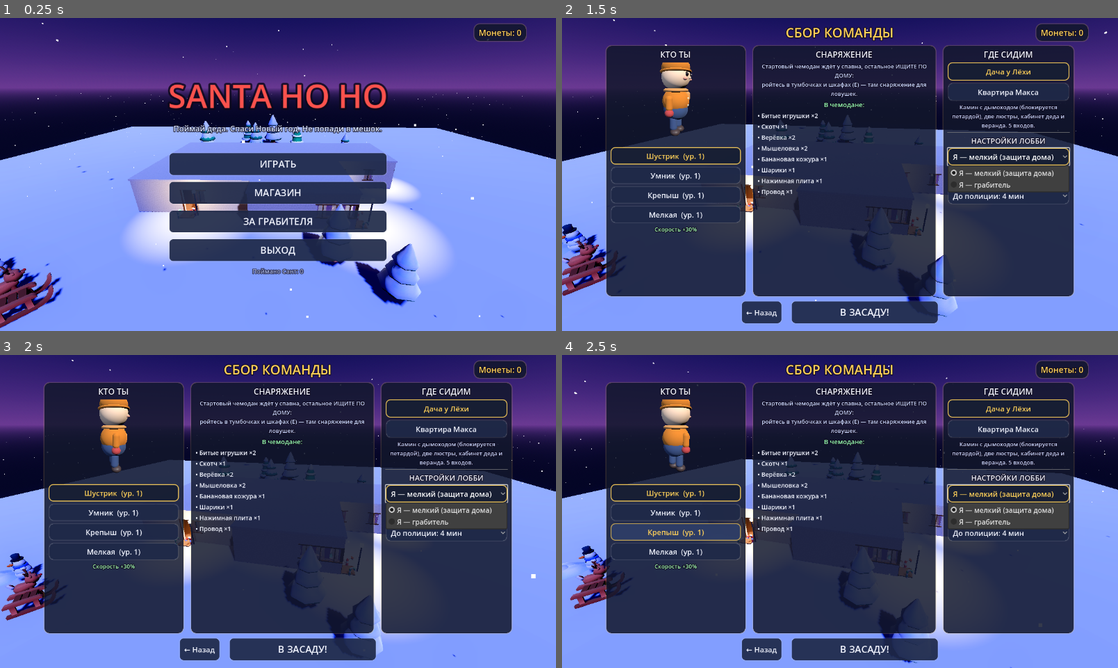
Above: before the commit, frames 1-4 (two rows, left to right).
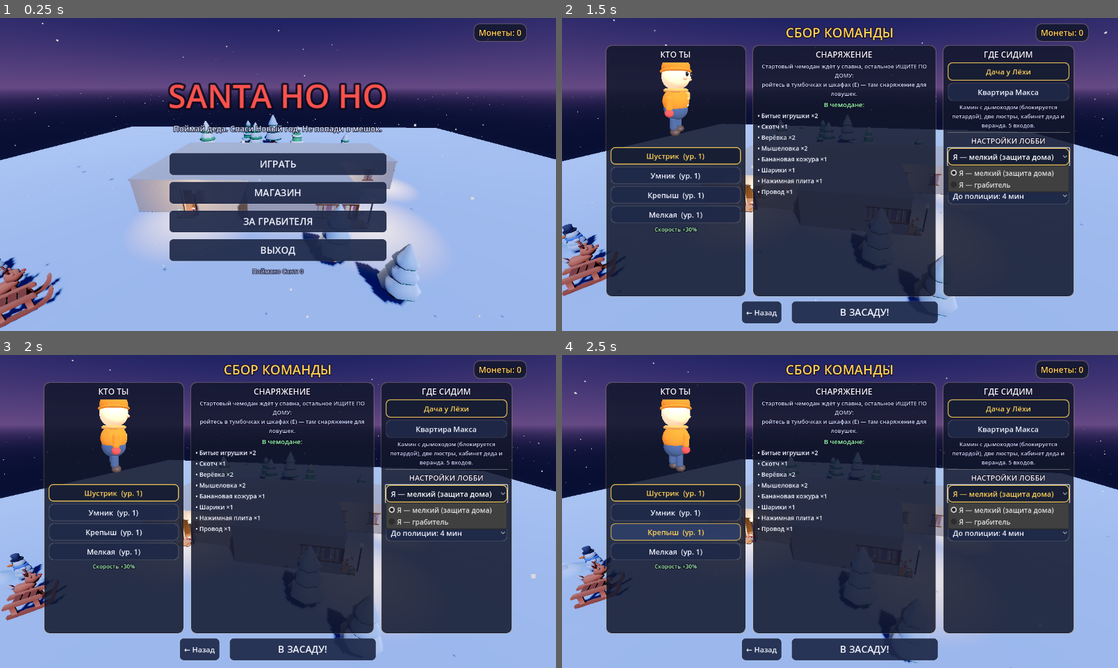
Above: after the commit, the same moments.

Repository: NoBodyyy-dev/Hohoho
Game: Godot game, scene res://scenes/main.tscn
Same seed, same stepped clock (60 frames per second), same inputs: the game is played once before the commit and once after it.
Inputs (mouse positions are in pixels of both pictures, inside the frame that each line leads up to):
- Up to frame 1 (0.25 s): no input
- Up to frame 2 (1.5 s): click "ИГРАТЬ" at 0.5 s; tap Enter at 1.25 s; move the mouse to (962, 158) at 1.27 s; hold D (move_right) from 1.28 s (still down); hold F (trap_mode) from 1.28 s (still down); click (962, 158) at 1.42 s
- Up to frame 3 (2 s): keep holding D (move_right); keep holding F (trap_mode); tap Space (jump) at 1.52 s
- Up to frame 4 (2.5 s): move the mouse to (728, 527) at 2.02 s; release D (move_right) at 2.03 s; release F (trap_mode) at 2.03 s; hold S (move_back) from 2.03 s (still down); tap Q (ability1) at 2.1 s; tap Space (jump) at 2.27 s; tap F (trap_mode) at 2.3 s

The runs differ from the first frame. In frame 1, 29% of the frame differs, in the area x 0-100%, y 1-100%; in frame 2, 13%; in frame 3, 12%; in frame 4, 12%.

Commit message:
Арт-направление: чистый мультяшный рендер (вайб Meccha Chameleon)
- toon_outline.gdshader: полноэкранный контур по глубине+нормалям,
  крепится к камере, работает на всей геометрии без правки материалов
- post_fx.gd: чистая тёплая среда вместо тёмного тумана (AgX-тонемап,
  мягкий bloom, ярче ambient, убран тяжёлый SSIL/SDFGI); контур на
  камеры мелкого, грабителя и меню
- house_builder: ярче тёплый свет по комнатам

Рендер-оболочка целевого стиля готова; модели пока плейсхолдеры (KayKit
только для отладки, в релиз не идёт) — следующий шаг сгенерить их под
этот контур+свет.

Co-Authored-By: Claude Fable 5 <noreply@anthropic.com>

Diff:
--- a/scripts/player/kid.gd
+++ b/scripts/player/kid.gd
@@ -77,6 +77,7 @@
 	camera.near = 0.05
 	eyes.add_child(camera)
 	camera.current = true
+	PostFX.attach_outline(camera)
 
 	_build_hands()
 
--- a/scripts/robber/robber.gd
+++ b/scripts/robber/robber.gd
@@ -86,6 +86,7 @@
 		camera.near = 0.05
 		eyes.add_child(camera)
 		camera.current = true
+		PostFX.attach_outline(camera)
 
 ## Последняя минута: грабитель наглеет — быстрее, замедления слабее.
 func enrage() -> void:
--- a/scripts/world/house_builder.gd
+++ b/scripts/world/house_builder.gd
@@ -164,12 +164,13 @@
 		var pos := Vector3(rect.position.x + rect.size.x * 0.5, -0.1, rect.position.y + rect.size.y * 0.5)
 		var fmat: Material = Defs.plaster_mat(r["floor"]) if r["tag"] == "плитка" else Defs.wood_mat(r["floor"])
 		_add_static_mat(root, size, pos, fmat)
-		# тёплый свет в каждой комнате
+		# тёплый свет в каждой комнате — ярче для чистой читаемой картинки
 		var l := OmniLight3D.new()
-		l.light_color = Color(1.0, 0.93, 0.82)
-		l.light_energy = 0.95
-		l.omni_range = maxf(rect.size.x, rect.size.y) * 1.1
-		l.position = Vector3(pos.x, 2.5, pos.z)
+		l.light_color = Color(1.0, 0.94, 0.84)
+		l.light_energy = 1.5
+		l.omni_range = maxf(rect.size.x, rect.size.y) * 1.25
+		l.omni_attenuation = 0.8
+		l.position = Vector3(pos.x, 2.6, pos.z)
 		root.add_child(l)
 	for rect in loc["carpets"]:
 		var cnode := Node3D.new()
@@ -1031,38 +1032,15 @@
 	env.background_mode = Environment.BG_SKY
 	env.sky = sky
 	env.ambient_light_source = Environment.AMBIENT_SOURCE_SKY
-	env.ambient_light_energy = 0.8
-	env.tonemap_mode = Environment.TONE_MAPPER_ACES
-	env.glow_enabled = true
-	env.glow_intensity = 0.55
-	env.glow_bloom = 0.08
-	# глобальное освещение — мягкие переотражения света, как в We Were Here
-	env.sdfgi_enabled = true
-	env.sdfgi_use_occlusion = true
-	env.sdfgi_min_cell_size = 0.15
-	env.sdfgi_energy = 1.1
-	# затенение в углах и под мебелью — «объём» картинки
-	env.ssao_enabled = true
-	env.ssao_intensity = 2.2
-	env.ssao_radius = 1.5
-	env.ssil_enabled = true
-	env.ssil_intensity = 1.2
-	# объёмный туман: свет свечей и луны становится «густым»
-	env.volumetric_fog_enabled = true
-	env.volumetric_fog_density = 0.012
-	env.volumetric_fog_albedo = Color(0.75, 0.78, 0.95)
-	env.volumetric_fog_gi_inject = 0.6
-	env.adjustment_enabled = true
-	env.adjustment_saturation = 1.18
-	env.adjustment_contrast = 1.05
+	# чистый мультяшный стиль (вайб Meccha Chameleon): тепло, светло, читаемо
+	PostFX.apply_clean_env(env)
 	var we := WorldEnvironment.new()
 	we.environment = env
 	parent.add_child(we)
 	var moon := DirectionalLight3D.new()
-	moon.light_color = Color(0.62, 0.72, 1.0)
-	moon.light_energy = 0.55
+	moon.light_color = Color(0.78, 0.82, 1.0)
+	moon.light_energy = 0.7
 	moon.shadow_enabled = true
-	moon.light_volumetric_fog_energy = 0.6
 	moon.rotation_degrees = Vector3(-50, 35, 0)
 	parent.add_child(moon)
 	# луна
--- /dev/null
+++ b/scripts/world/post_fx.gd
@@ -0,0 +1,54 @@
+class_name PostFX
+extends RefCounted
+## Пост-обработка под «чистый мультяшный» стиль (вайб Meccha Chameleon):
+## экранный контур на всей геометрии + тёплый ровный свет вместо тёмного тумана.
+
+const OUTLINE_SHADER := preload("res://shaders/toon_outline.gdshader")
+
+## Крепит полноэкранный квад-контур к камере. Работает на любой геометрии,
+## материалы трогать не нужно.
+static func attach_outline(camera: Camera3D) -> void:
+	if camera.has_node("ToonOutline"):
+		return
+	var quad := MeshInstance3D.new()
+	quad.name = "ToonOutline"
+	var qm := QuadMesh.new()
+	qm.size = Vector2(2, 2)
+	quad.mesh = qm
+	var mat := ShaderMaterial.new()
+	mat.shader = OUTLINE_SHADER
+	quad.material_override = mat
+	# всегда рисуется, не отсекается фрустумом камеры
+	quad.extra_cull_margin = 16384.0
+	quad.cast_shadow = GeometryInstance3D.SHADOW_CASTING_SETTING_OFF
+	camera.add_child(quad)
+
+## Чистая тёплая среда: светлее, меньше тумана/SSAO, мягкий bloom.
+## Дом читается ясно, силуэты чёткие — как в мультяшных кооп-играх.
+static func apply_clean_env(env: Environment) -> void:
+	env.ambient_light_energy = 1.15
+	env.ambient_light_color = Color(0.95, 0.9, 0.85)
+	env.tonemap_mode = Environment.TONE_MAPPER_AGX
+	env.tonemap_white = 2.0
+	env.glow_enabled = true
+	env.glow_intensity = 0.35
+	env.glow_bloom = 0.12
+	env.glow_hdr_threshold = 1.1
+	# лёгкая экспозиция вверх — уют, а не мрак
+	env.tonemap_exposure = 1.15
+	# мягкое затенение в углах, но без тяжёлого «грязного» AO
+	env.ssao_enabled = true
+	env.ssao_intensity = 1.1
+	env.ssao_radius = 0.9
+	env.ssao_power = 1.4
+	env.ssil_enabled = false
+	# туман почти убираем — чистая читаемая картинка
+	env.volumetric_fog_enabled = true
+	env.volumetric_fog_density = 0.004
+	env.volumetric_fog_albedo = Color(0.9, 0.85, 0.95)
+	env.volumetric_fog_gi_inject = 0.3
+	# чуть подкрутим цвет: сочнее и теплее
+	env.adjustment_enabled = true
+	env.adjustment_saturation = 1.22
+	env.adjustment_contrast = 1.08
+	env.adjustment_brightness = 1.04
--- /dev/null
+++ b/shaders/toon_outline.gdshader
@@ -0,0 +1,55 @@
+shader_type spatial;
+render_mode unshaded, cull_disabled, depth_test_disabled, fog_disabled;
+// Полноэкранный контур: рисуем чёрную обводку там, где резко меняется глубина
+// или нормаль. Даёт «мультяшный» край на ВСЕЙ геометрии, не трогая материалы.
+// Квад крепится к камере и всегда закрывает вьюпорт.
+
+uniform float outline_thickness : hint_range(0.5, 3.0) = 1.2;
+uniform float depth_threshold : hint_range(0.001, 0.2) = 0.035;
+uniform float normal_threshold : hint_range(0.1, 1.5) = 0.55;
+uniform vec4 outline_color : source_color = vec4(0.05, 0.04, 0.08, 1.0);
+
+uniform sampler2D screen_tex : hint_screen_texture, filter_linear;
+uniform sampler2D depth_tex : hint_depth_texture, filter_nearest;
+uniform sampler2D normal_tex : hint_normal_roughness_texture, filter_nearest;
+
+void vertex() {
+	// разворачиваем квад на весь экран в clip-space
+	POSITION = vec4(VERTEX.xy, 1.0, 1.0);
+}
+
+float linear_depth(vec2 uv, mat4 inv_proj) {
+	float d = texture(depth_tex, uv).r;
+	vec3 ndc = vec3(uv * 2.0 - 1.0, d);
+	vec4 view = inv_proj * vec4(ndc, 1.0);
+	return -view.z / view.w;
+}
+
+void fragment() {
+	vec2 px = outline_thickness / VIEWPORT_SIZE;
+	vec3 base = texture(screen_tex, SCREEN_UV).rgb;
+
+	// края по глубине (4 соседа крестом)
+	float dc = linear_depth(SCREEN_UV, INV_PROJECTION_MATRIX);
+	float dl = linear_depth(SCREEN_UV + vec2(-px.x, 0.0), INV_PROJECTION_MATRIX);
+	float dr = linear_depth(SCREEN_UV + vec2( px.x, 0.0), INV_PROJECTION_MATRIX);
+	float du = linear_depth(SCREEN_UV + vec2(0.0, -px.y), INV_PROJECTION_MATRIX);
+	float dd = linear_depth(SCREEN_UV + vec2(0.0,  px.y), INV_PROJECTION_MATRIX);
+	float depth_edge = (abs(dc - dl) + abs(dc - dr) + abs(dc - du) + abs(dc - dd));
+	float de = step(depth_threshold * dc, depth_edge);
+
+	// края по нормали
+	vec3 nc = texture(normal_tex, SCREEN_UV).xyz;
+	vec3 nl = texture(normal_tex, SCREEN_UV + vec2(-px.x, 0.0)).xyz;
+	vec3 nr = texture(normal_tex, SCREEN_UV + vec2( px.x, 0.0)).xyz;
+	vec3 nu = texture(normal_tex, SCREEN_UV + vec2(0.0, -px.y)).xyz;
+	vec3 nd = texture(normal_tex, SCREEN_UV + vec2(0.0,  px.y)).xyz;
+	float ndiff = (1.0 - dot(nc, nl)) + (1.0 - dot(nc, nr)) + (1.0 - dot(nc, nu)) + (1.0 - dot(nc, nd));
+	float ne = step(normal_threshold, ndiff);
+
+	// небо (глубина ~0) не обводим — контур только на объектах
+	float on_geo = step(0.0001, texture(depth_tex, SCREEN_UV).r);
+	float edge = clamp(de + ne, 0.0, 1.0) * on_geo;
+
+	ALBEDO = mix(base, outline_color.rgb, edge * outline_color.a);
+}
Not shown, added: scripts/world/post_fx.gd.uid
Not shown, added: shaders/toon_outline.gdshader.uid
